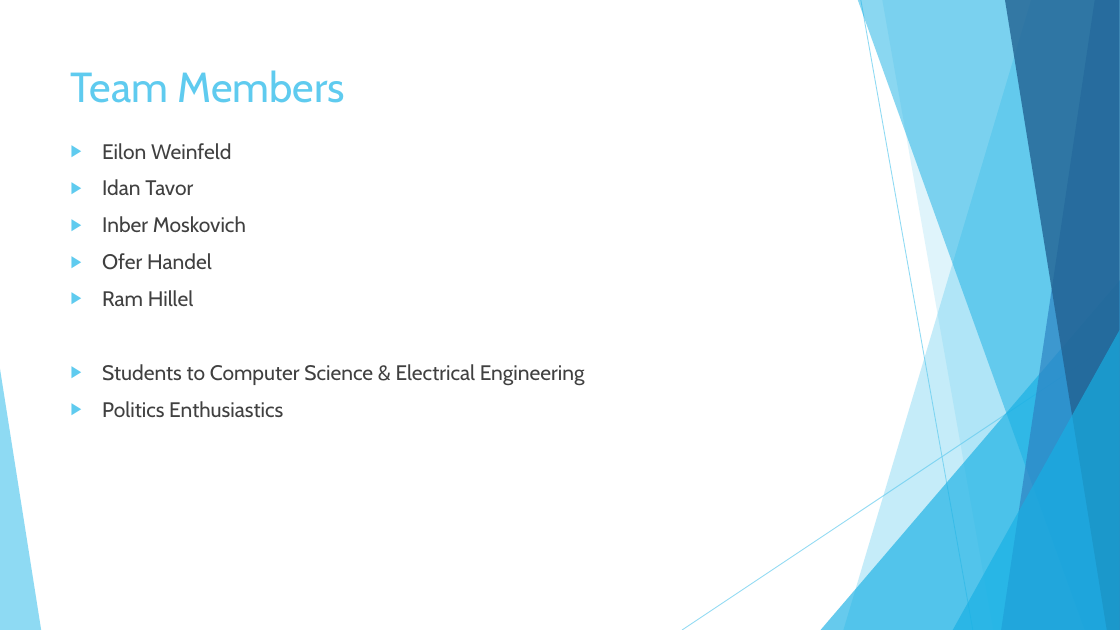
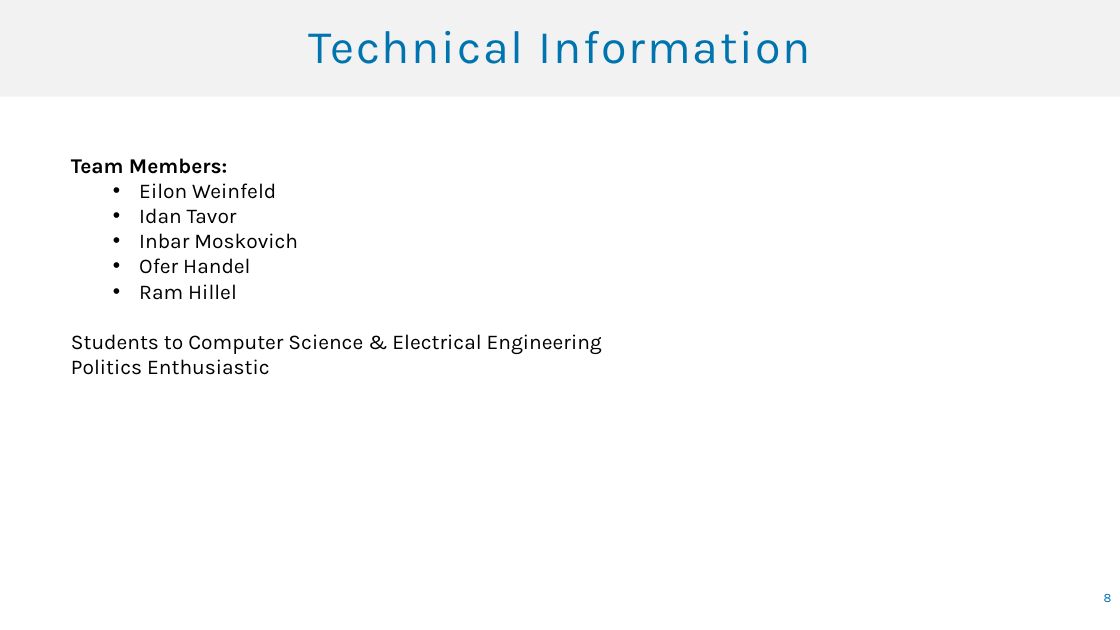
Before and after one commit to idantavor/PoliticalCrowd, a slide deck: slide 8 of CrowdPresentation.pptx (slide 2 before the commit). Drawn at 1120x630 pixels with LibreOffice and Linux fonts; fonts in the diff are those of the drawing. Boxes give left, top, right and bottom in pixels: in the first picture for what was removed or moved away, otherwise in the second. Text is boxed around its words. In the diff, an @@ line names an element or a change of style, - is before the commit and + after.

```diff
--- a/CrowdPresentation.pptx
+++ b/CrowdPresentation.pptx
@@ title added at [0,0,1120,97], fill #F2F2F2, 40 pt, text #0074AF @@
+Technical Information
@@ title removed at [71,70,346,103] @@
-Team Members
@@ text "Team Members:": place and size @@
-text "Team Members:" at [102,143,585,417]
+text "Team Members:" at [71,158,602,375]
@@ text at [71,158,227,174]: paragraph added @@
+Team Members:
@@ text at [71,183,602,354]: font Cabin to Karla, text colour #404040 to #000000 in "Eilon Weinfeld", "Idan Tavor", "Ofer Handel", "Ram Hillel" and 1 more places; bullet ▶ to •; list level 1 to 2 in "Eilon Weinfeld"; list level 1 to 2 in "Idan Tavor"; list level 1 to 2 in "Ofer Handel"; list level 1 to 2 in "Ram Hillel"; bullet ▶ to none; less space between paragraphs @@
@@ text at [139,233,298,249]: text changed; font Cabin to Karla; text colour #404040 to #000000 @@
-▶ Inber Moskovich
+  • Inbar Moskovich
@@ text at [71,359,270,375]: text changed; font Cabin to Karla; text colour #404040 to #000000 @@
-▶ Politics Enthusiastics
+Politics Enthusiastic
@@ group removed at [0,0,1120,630]: 5 freeform shapes, 3 triangles, 2 lines @@
@@ page number added at [1104,593,1112,602], 11 pt, text #0074AF @@
+8
```
Also in this commit, not shown: 3 other slides changed, 7 slides added, 4 slides removed.
